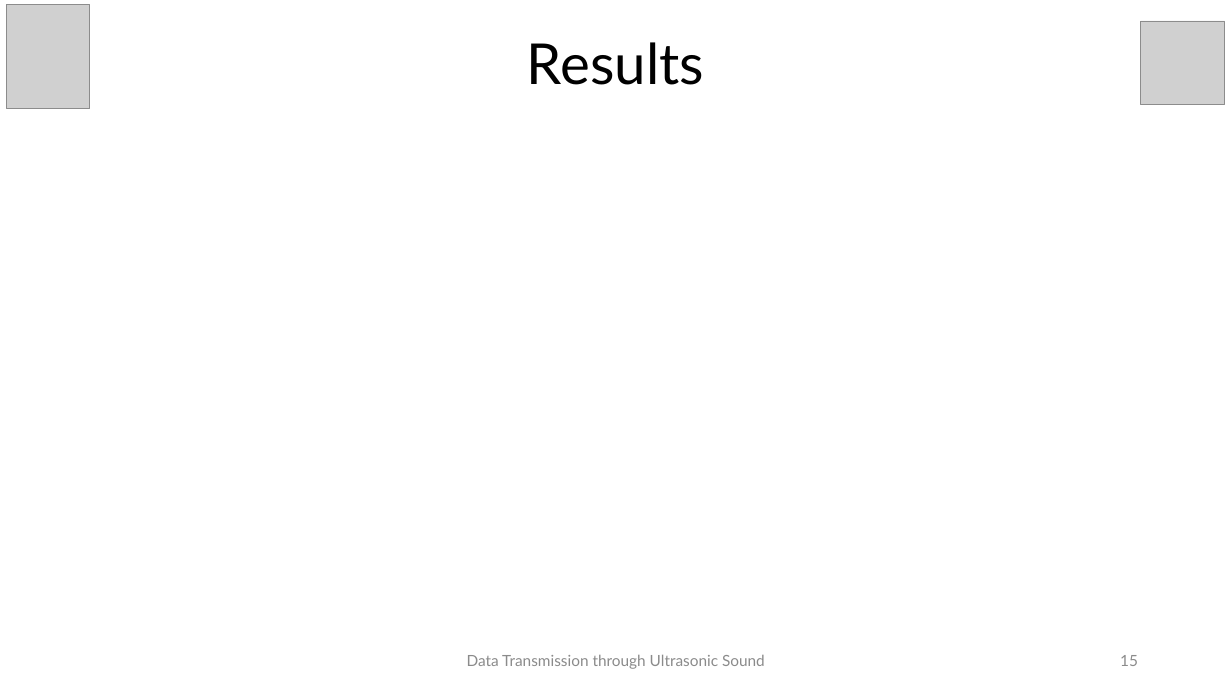
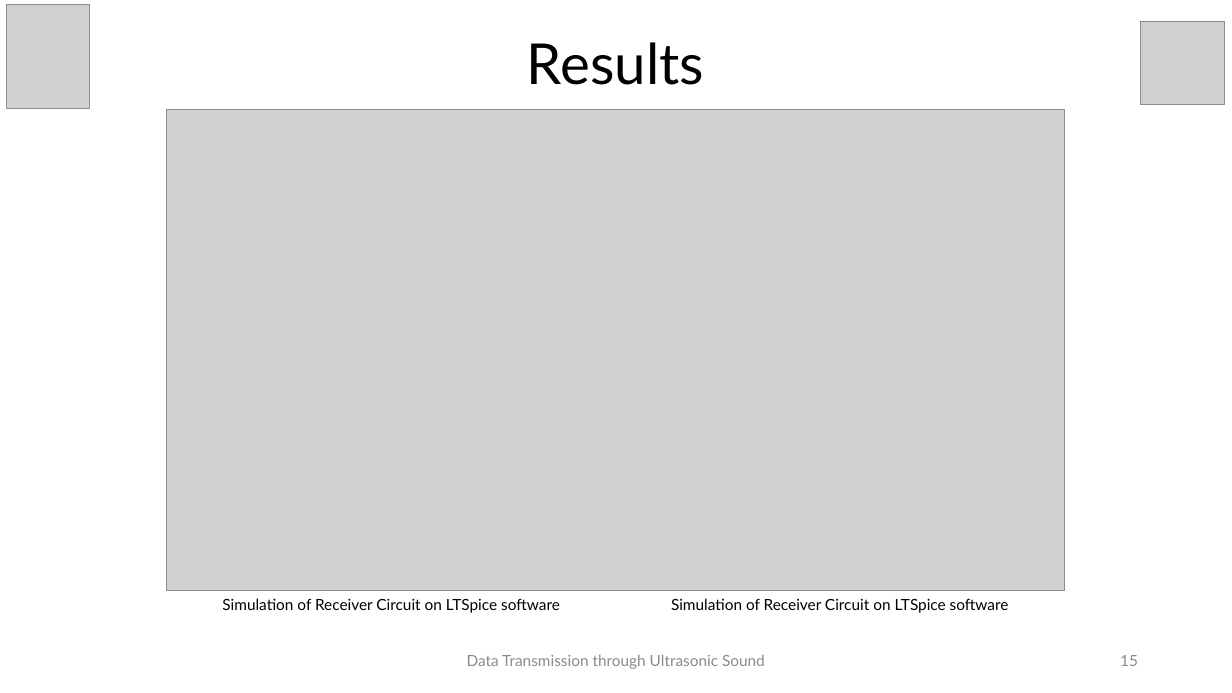
Before and after one commit to karthik-k-bhat/Ultrasonic-Data-Transfer, a slide deck: slide 15 of PESU_E&C_4th_Sem_data_transfer_with_ultrasonic v2.pptx. Drawn at 1232x693 pixels with LibreOffice and Linux fonts; fonts in the diff are those of the drawing; grey boxes stand for pictures. Boxes give left, top, right and bottom in pixels: in the first picture for what was removed or moved away, otherwise in the second. Text is boxed around its words. In the diff, an @@ line names an element or a change of style, - is before the commit and + after.

```diff
--- a/PESU_E&C_4th_Sem_data_transfer_with_ultrasonic v2.pptx
+++ b/PESU_E&C_4th_Sem_data_transfer_with_ultrasonic v2.pptx
@@ picture added at (167,109,1065,591) @@
@@ text added at (222,598,560,613), 12 pt, text #000000 @@
+Simulation of Receiver Circuit on LTSpice software
@@ text added at (671,598,1009,613), 12 pt, text #000000 @@
+Simulation of Receiver Circuit on LTSpice software
```
Also in this commit, not shown: 2 other slides changed, 8 other files.
